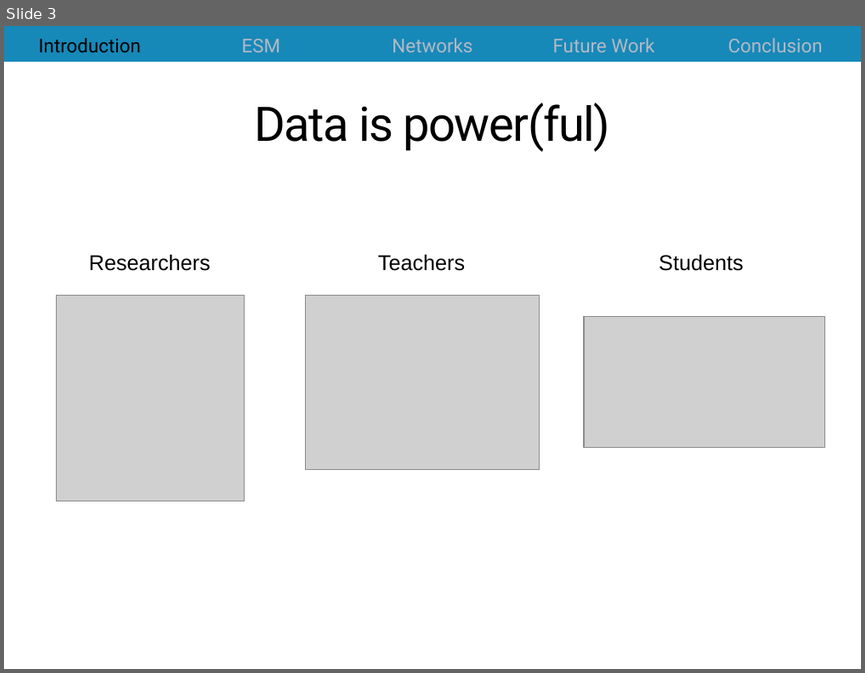
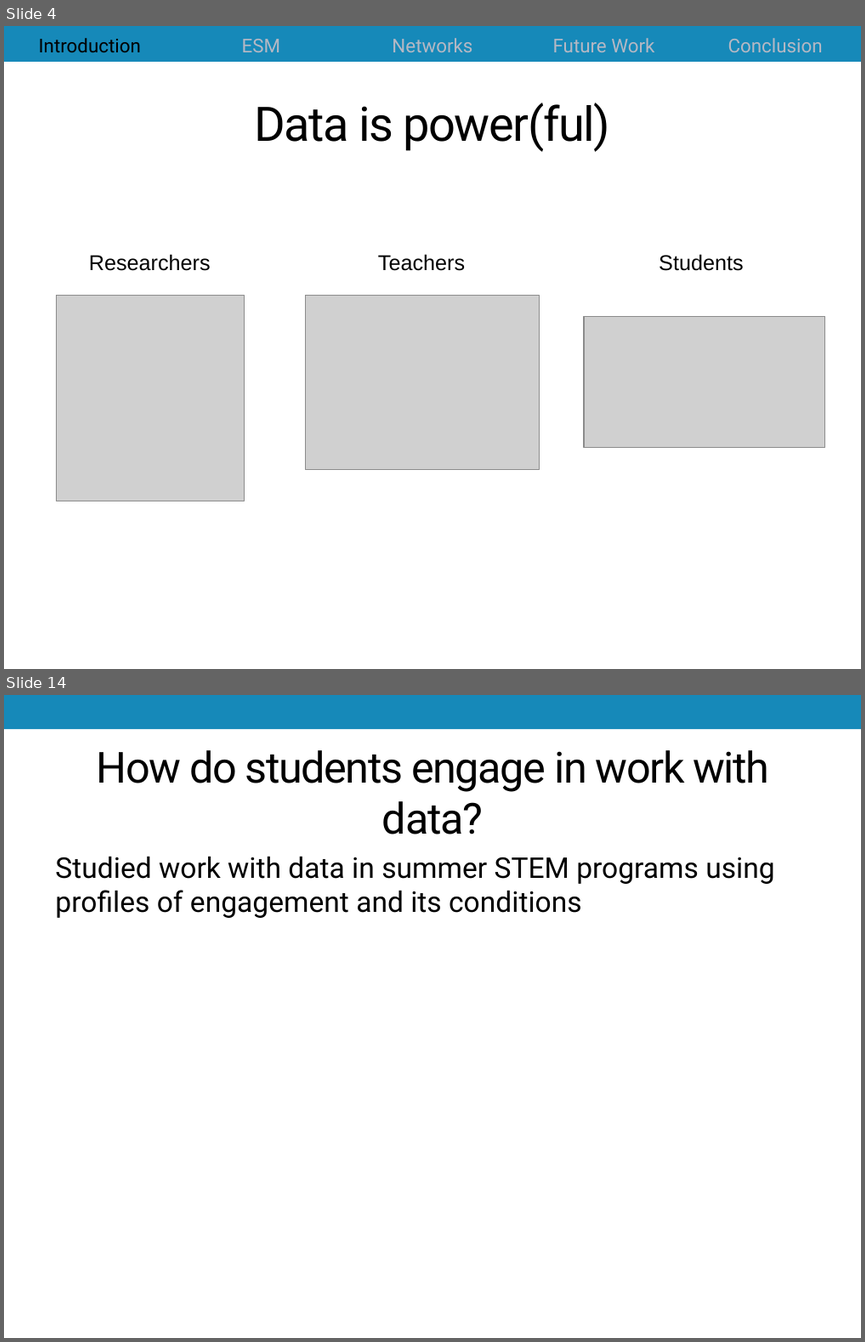
Before and after one commit to jrosen48/job-talk, a slide deck: 2018-1-15-Rosenberg-UT-Knoxville-talk.pptx. Shown one above the other, each under a label of ours: slide 3 before the commit, slides 4 and 14 after it; the slides between them are not shown. The pictures are 865x673 and 865x1342 pixels, drawn with LibreOffice and Linux fonts; fonts in the diff are those of the drawing; grey boxes stand for pictures. Boxes give left, top, right and bottom in pixels: in the first picture for what was removed or moved away, otherwise in the second. Text is boxed around its words. In the diff, an @@ line names an element or a change of style, - is before the commit and + after.

```diff
--- a/2018-1-15-Rosenberg-UT-Knoxville-talk.pptx
+++ b/2018-1-15-Rosenberg-UT-Knoxville-talk.pptx
@@ slide 14 added at [4, 695, 861, 1338], background #FFFFFF; not listed: 1 template element that a slide beside it also shows @@
@@ title added at [97, 750, 769, 834], 36 pt, text #000000 @@
+How do students engage in work with data?
@@ text added at [55, 856, 774, 918], 24 pt, text #000000 @@
+Studied work with data in summer STEM programs using profiles of engagement and its conditions
@@ what was slide 3 is now slide 4 @@
```
Also in this commit, not shown: 2 slides changed, 33 other slides added, 2 slides removed, 1 other file.
